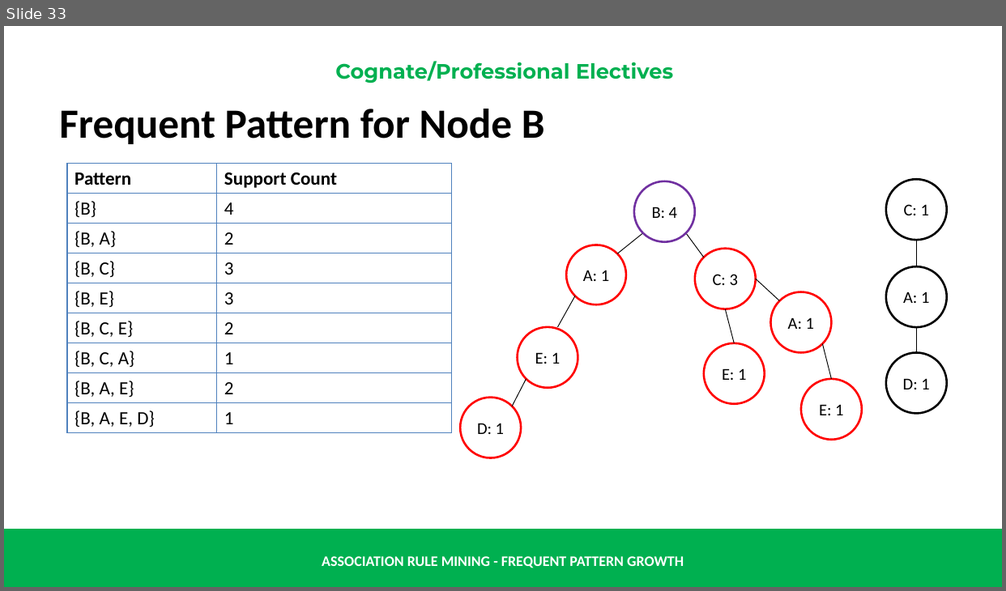
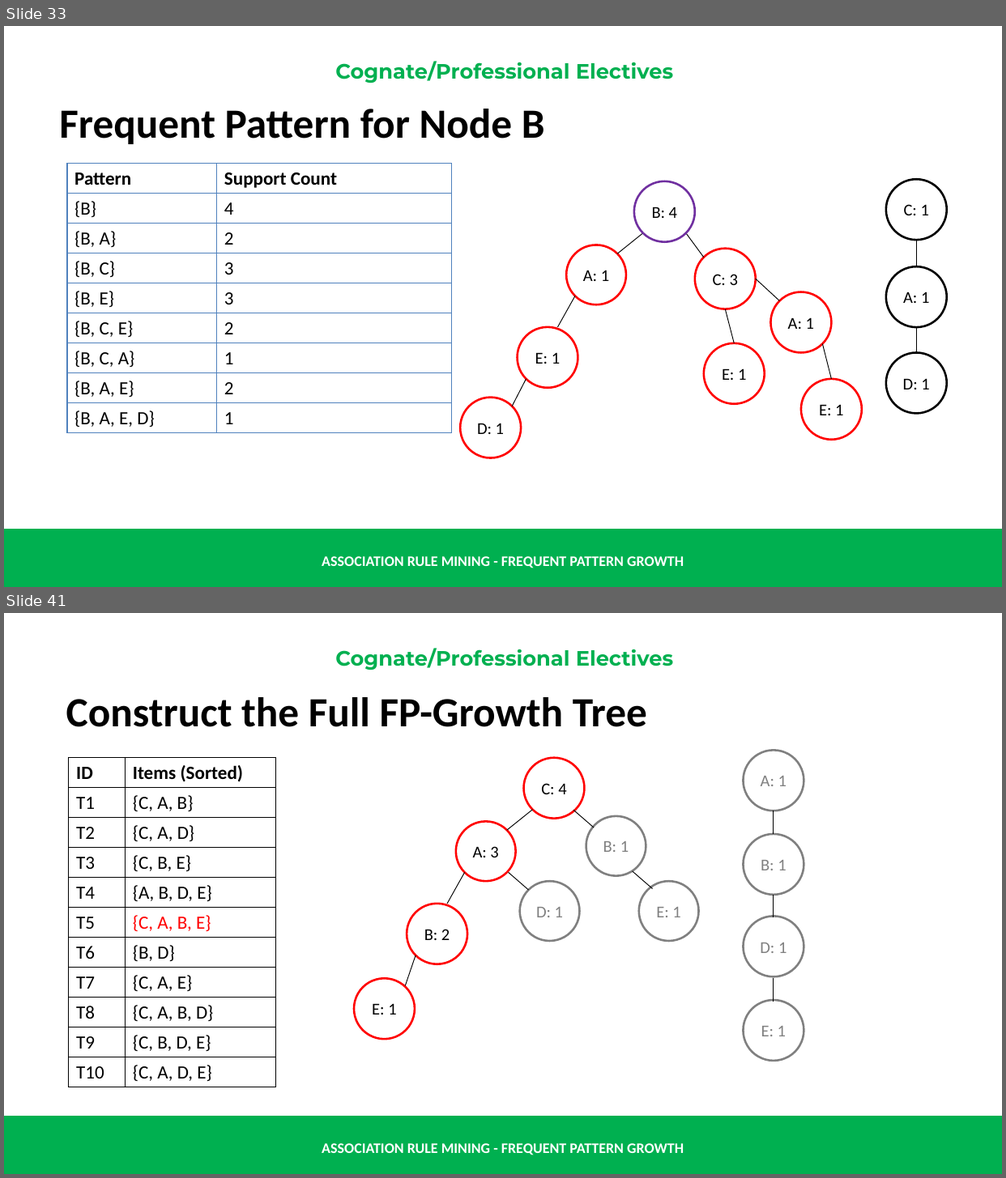
Before and after one commit to renatomaaliw3/public_files, a slide deck: CPE Electives (1 - 3)/01. Lectures Notebook/000. Presentations & Text Books/01. Presentation Slides/31. Assocation Rule Mining - FP-Growth.pptx. Shown one above the other, each under a label of ours: slide 33 before the commit, slides 33 and 41 after it; the slides between them are not shown. The pictures are 1006x591 and 1006x1178 pixels, drawn with LibreOffice and Linux fonts; fonts in the diff are those of the drawing. Boxes give left, top, right and bottom in pixels: in the first picture for what was removed or moved away, otherwise in the second. Text is boxed around its words. In the diff, an @@ line names an element or a change of style, - is before the commit and + after.

```diff
--- a/CPE Electives (1 - 3)/01. Lectures Notebook/000. Presentations & Text Books/01. Presentation Slides/31. Assocation Rule Mining - FP-Growth.pptx
+++ b/CPE Electives (1 - 3)/01. Lectures Notebook/000. Presentations & Text Books/01. Presentation Slides/31. Assocation Rule Mining - FP-Growth.pptx
@@ slide 41 added at bbox=[4, 613, 1002, 1174], background #FFFFFF; not listed: 3 template elements that a slide beside it also shows @@
@@ text added at bbox=[66, 697, 647, 727], 40 pt, text #000000, bold @@
+Construct the Full FP-Growth Tree
@@ table added at bbox=[68, 757, 275, 1087], 11 rows, 2 columns @@
+ID | Items (Sorted)
+T1 | {C, A, B}
+T2 | {C, A, D}
+T3 | {C, B, E}
+T4 | {A, B, D, E}
+T5 | {C, A, B, E}
+T6 | {B, D}
+T7 | {C, A, E}
+T8 | {C, A, B, D}
+T9 | {C, B, D, E}
+T10 | {C, A, D, E}
@@ ellipse added at bbox=[523, 757, 584, 818], outline #FF0000 2 pt, 16 pt, text #000000 @@
+C: 4
@@ ellipse added at bbox=[744, 750, 804, 811], outline #808080 2 pt, 16 pt, text #808080 @@
+A: 1
@@ ellipse added at bbox=[456, 822, 516, 882], outline #FF0000 2 pt, 16 pt, text #000000 @@
+A: 3
@@ line added from (533, 810) to (507, 830), #000000 0.75 pt @@
@@ line added from (594, 828) to (573, 810), #000000 0.75 pt @@
@@ ellipse added at bbox=[586, 816, 646, 876], outline #808080 2 pt, 16 pt, text #808080 @@
+B: 1
@@ line added from (774, 834) to (774, 811), #000000 0.75 pt @@
@@ ellipse added at bbox=[744, 834, 804, 895], outline #808080 2 pt, 16 pt, text #808080 @@
+B: 1
@@ line added from (447, 904) to (464, 873), #000000 0.75 pt @@
@@ line added from (529, 890) to (509, 873), #000000 0.75 pt @@
@@ line added from (652, 889) to (632, 871), #000000 0.75 pt @@
@@ ellipse added at bbox=[407, 904, 467, 964], outline #FF0000 2 pt, 16 pt, text #000000 @@
+B: 2
@@ ellipse added at bbox=[520, 881, 580, 941], outline #808080 2 pt, 16 pt, text #808080 @@
+D: 1
@@ ellipse added at bbox=[639, 881, 699, 941], outline #808080 2 pt, 16 pt, text #808080 @@
+E: 1
@@ line added from (774, 918) to (774, 895), #000000 0.75 pt @@
@@ ellipse added at bbox=[744, 916, 804, 977], outline #808080 2 pt, 16 pt, text #808080 @@
+D: 1
@@ line added from (405, 986) to (415, 956), #000000 0.75 pt @@
@@ ellipse added at bbox=[355, 978, 415, 1039], outline #FF0000 2 pt, 16 pt, text #000000 @@
+E: 1
@@ ellipse added at bbox=[744, 1000, 804, 1061], outline #808080 2 pt, 16 pt, text #808080 @@
+E: 1
@@ line added from (774, 1002) to (774, 978), #000000 0.75 pt @@
```
Also in this commit, not shown: 28 other slides added, 1 other file.
